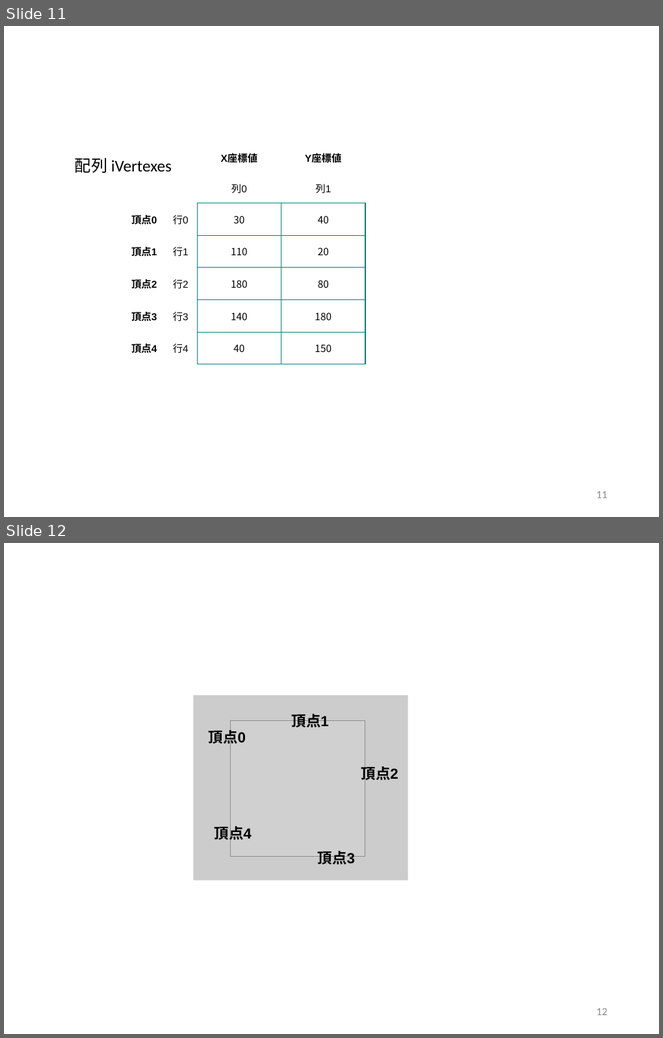
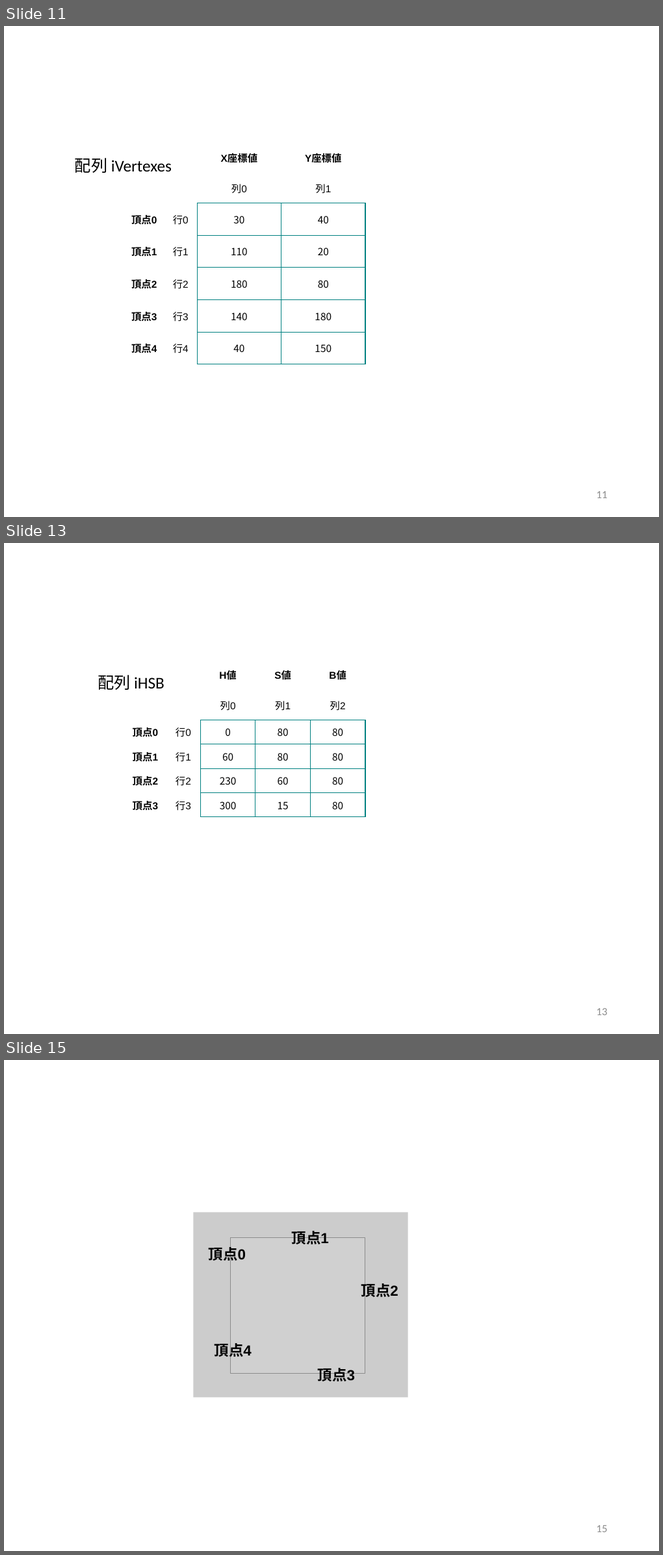
Before and after one commit to afukushimagit/afukushimagit.github.io, a slide deck: images/array/sozai.pptx. Shown one above the other, each under a label of ours: slides 11 and 12 before the commit, slides 11, 13 and 15 after it; the slides between them are not shown. The pictures are 663x1038 and 663x1555 pixels, drawn with LibreOffice and Linux fonts; fonts in the diff are those of the drawing; grey boxes stand for pictures. Boxes give left, top, right and bottom in pixels: in the first picture for what was removed or moved away, otherwise in the second. Text is boxed around its words. In the diff, an @@ line names an element or a change of style, - is before the commit and + after.

```diff
--- a/images/array/sozai.pptx
+++ b/images/array/sozai.pptx
@@ slide 13 added at box(4, 543, 659, 1034), background #FFFFFF @@
@@ table added at box(124, 659, 365, 817), 6 rows, 5 columns @@
+ |  | H値 | S値 | B値
+ |  | 列0 | 列1 | 列2
+頂点0 | 行0 | 0 | 80 | 80
+頂点1 | 行1 | 60 | 80 | 80
+頂点2 | 行2 | 230 | 60 | 80
+頂点3 | 行3 | 300 | 15 | 80
@@ text added at box(98, 675, 165, 690), 18 pt, text #000000 @@
+配列 iHSB
@@ page number added at box(597, 1008, 608, 1016), 12 pt, text #8C8C8C @@
+13
@@ what was slide 12 is now slide 15 @@
@@ page number at box(597, 1525, 608, 1533): text changed @@
-12
+15
```
Also in this commit, not shown: 2 other slides added, 14 other files.
